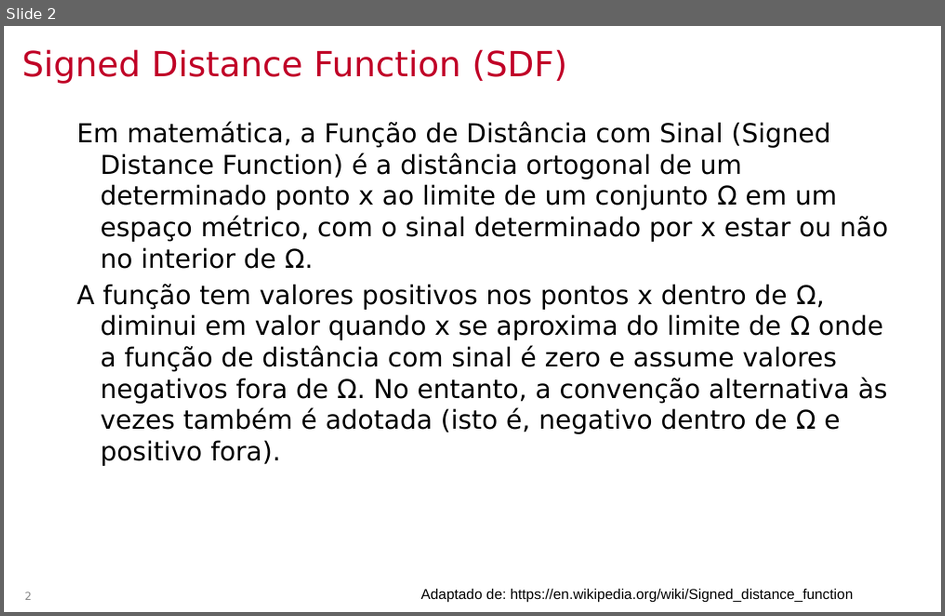
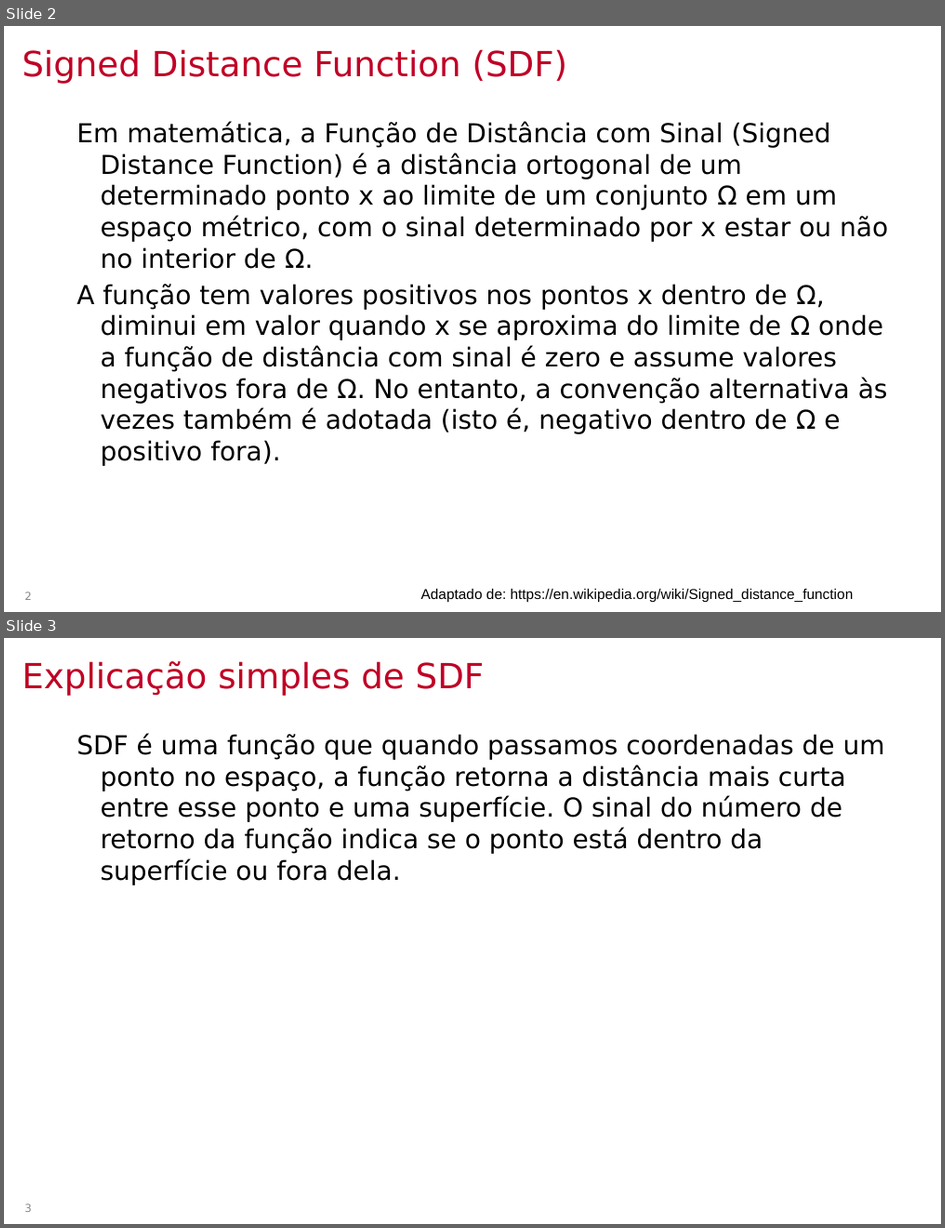
Before and after one commit to lpsoares/ComputacaoGrafica, a slide deck: content/aulas/21-sdf/aula21_sdf.pptx. Shown one above the other, each under a label of ours: slide 2 before the commit, slides 2 and 3 after it. The pictures are 945x616 and 945x1228 pixels, drawn with LibreOffice and Linux fonts; fonts in the diff are those of the drawing; background and template pictures are left out. Boxes give left, top, right and bottom in pixels: in the first picture for what was removed or moved away, otherwise in the second. Text is boxed around its words. In the diff, an @@ line names an element or a change of style, - is before the commit and + after.

```diff
--- a/content/aulas/21-sdf/aula21_sdf.pptx
+++ b/content/aulas/21-sdf/aula21_sdf.pptx
@@ slide 3 added at bbox=[4, 638, 941, 1224], background #FFFFFF @@
@@ title added at bbox=[22, 661, 485, 696], 26.7 pt, text #C00026 @@
+Explicação simples de SDF
@@ text added at bbox=[77, 734, 886, 885], 20 pt, text #000000 @@
+SDF é uma função que quando passamos coordenadas de um ponto no espaço, a função retorna a distância mais curta entre esse ponto e uma superfície. O sinal do número de retorno da função indica se o ponto está dentro da superfície ou fora dela.
@@ page number added at bbox=[24, 1203, 31, 1212], 8.3 pt, text #888888 @@
+3
```
Also in this commit, not shown: 4 other files.
